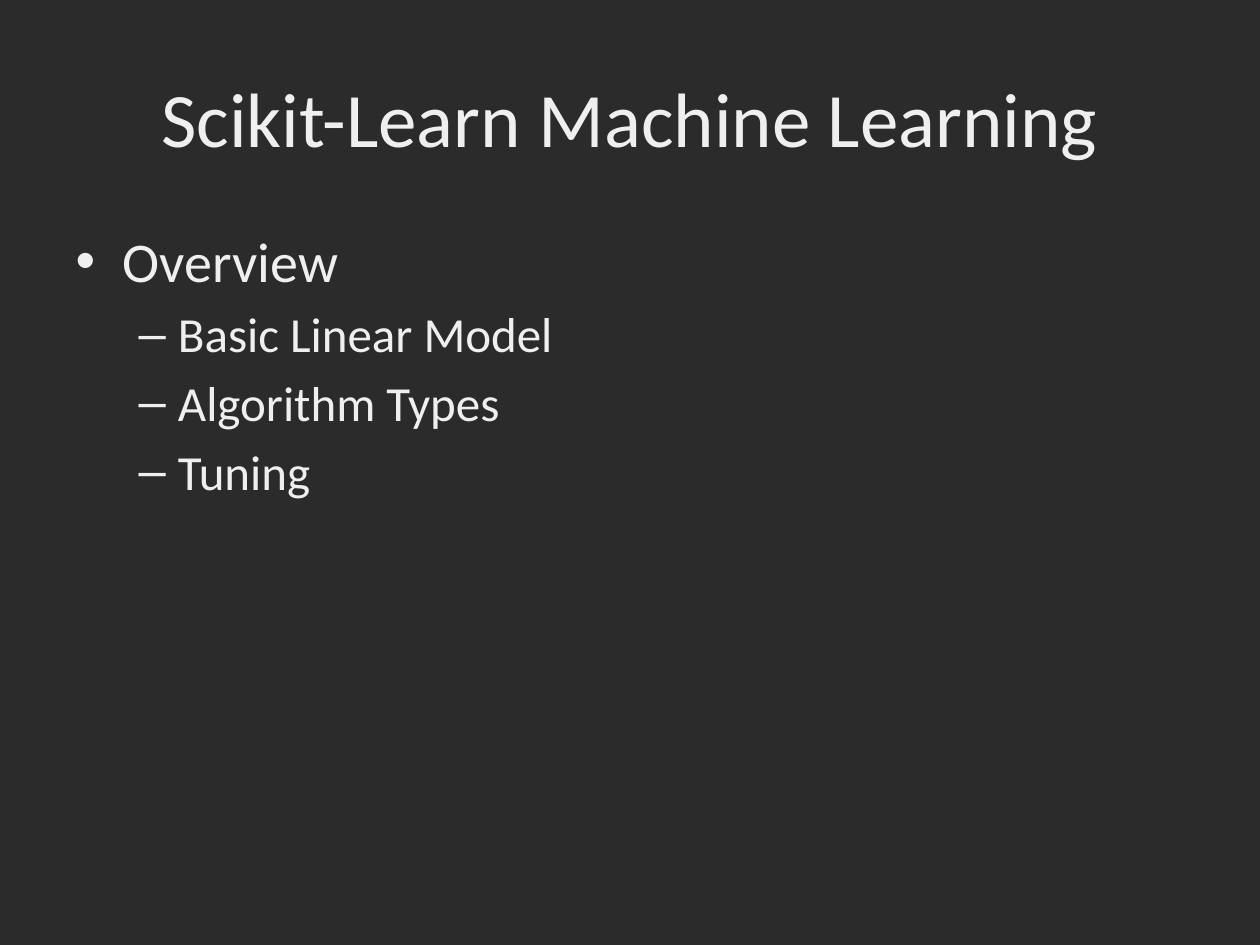
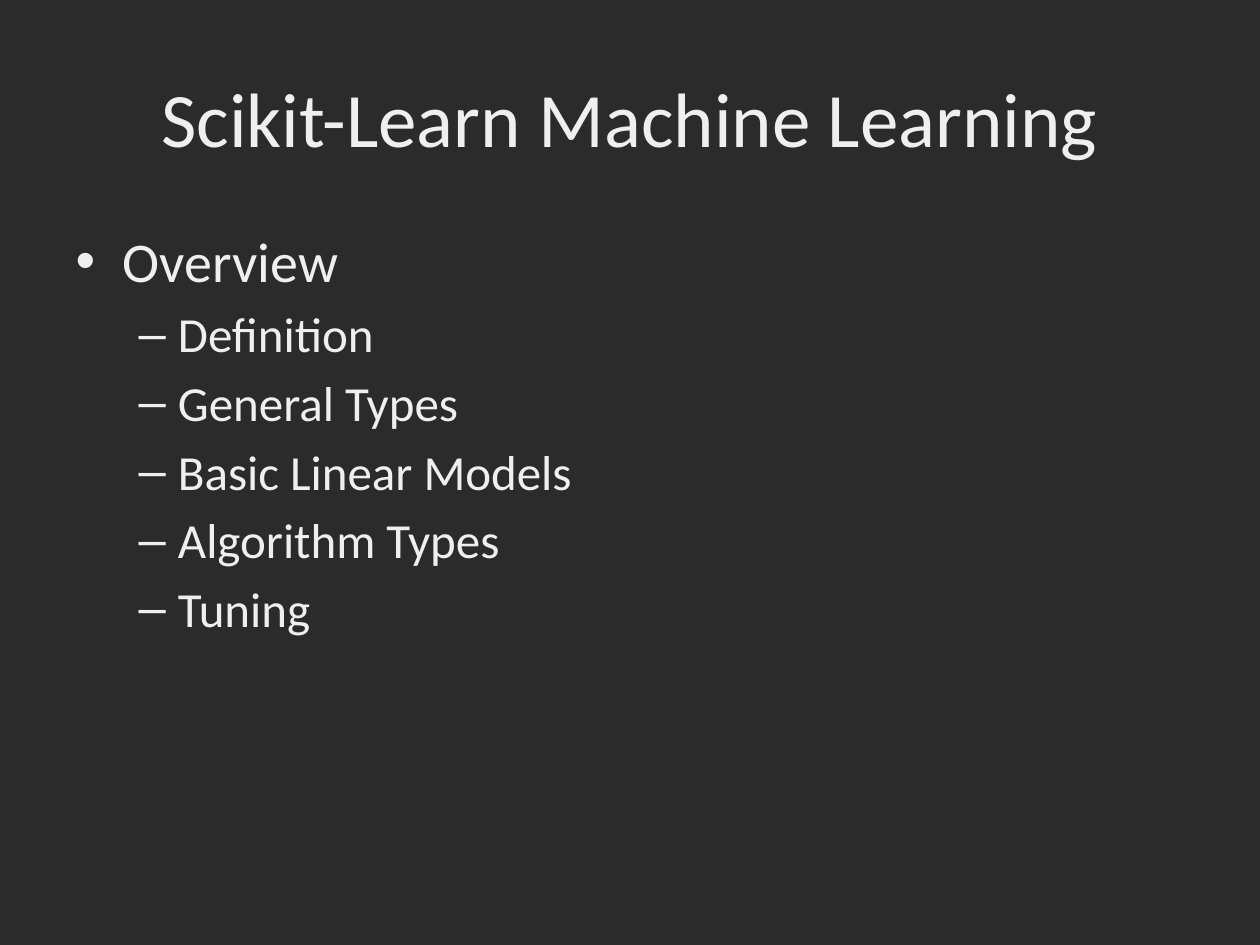
Before and after one commit to dbowmans46/PracticalProgramming, a slide deck: slide 28 of Session 7 - Python/Instructional Material/Session 7 - Python Brief Intro to Machine Learning with Scikit Learn.pptx (slide 2 before the commit). Drawn at 1260x945 pixels with LibreOffice and Linux fonts; fonts in the diff are those of the drawing; background and template pictures are left out; a plain dark background stands for a picture behind light text. Boxes give left, top, right and bottom in pixels: in the first picture for what was removed or moved away, otherwise in the second. Text is boxed around its words. In the diff, an @@ line names an element or a change of style, - is before the commit and + after.

Commit message:
Updated machine learning slides.  Created intro scikit-learn example code.

```diff
--- a/Session 7 - Python/Instructional Material/Session 7 - Python Brief Intro to Machine Learning with Scikit Learn.pptx
+++ b/Session 7 - Python/Instructional Material/Session 7 - Python Brief Intro to Machine Learning with Scikit Learn.pptx
@@ text at (x1=178, y1=318, x2=572, y2=491): text changed @@
-  – Basic Linear Model
+  – Definition
+  – General Types
+  – Basic Linear Models
```
Also in this commit, not shown: 30 slides added, 1 other file.
